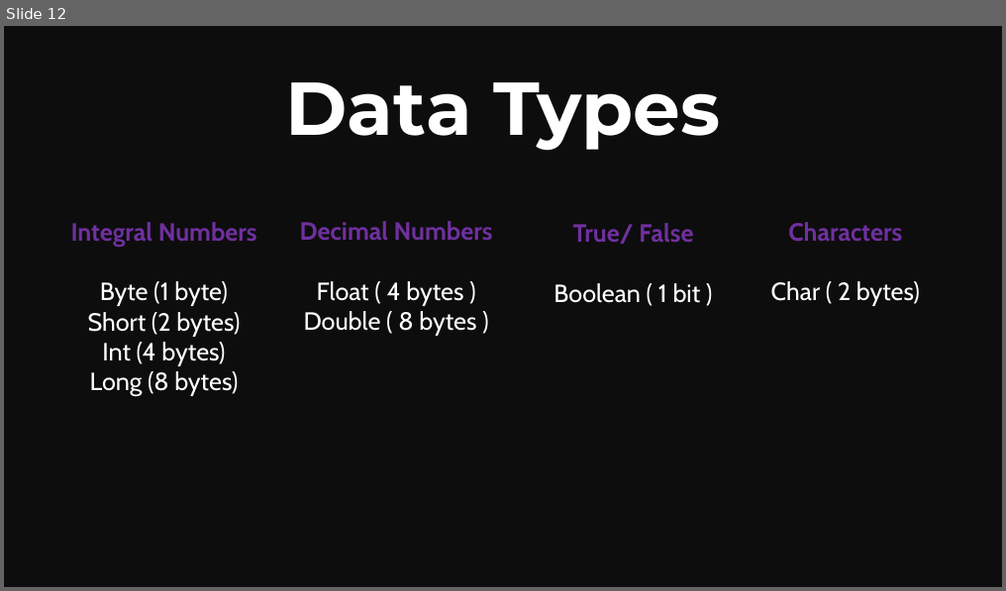
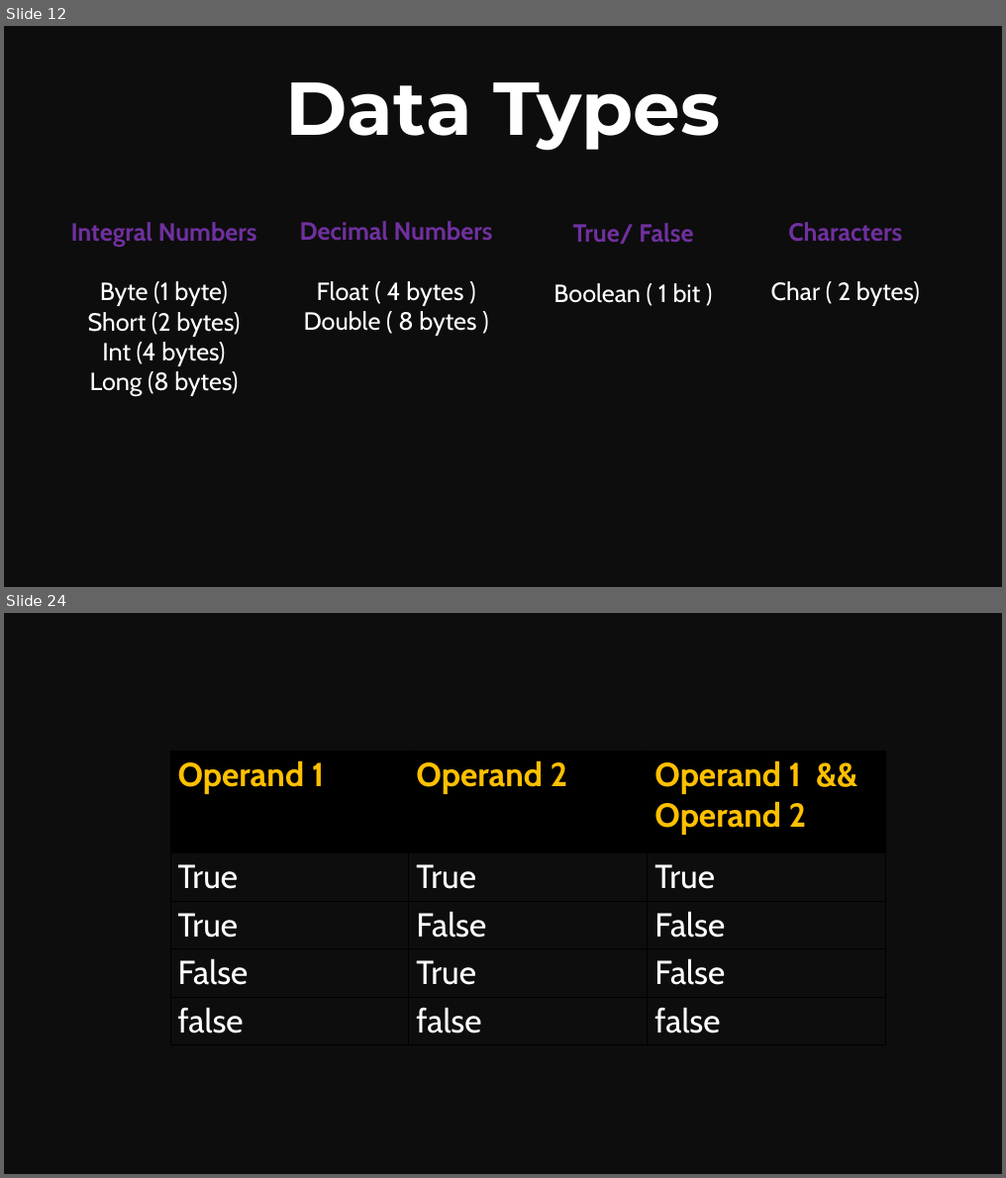
Before and after one commit to Mohitscodiclab/Java_Full_Course, a slide deck: JAVA.pptx. Shown one above the other, each under a label of ours: slide 12 before the commit, slides 12 and 24 after it; the slides between them are not shown. The pictures are 1006x591 and 1006x1178 pixels, drawn with LibreOffice and Linux fonts; fonts in the diff are those of the drawing. Boxes give left, top, right and bottom in pixels: in the first picture for what was removed or moved away, otherwise in the second. Text is boxed around its words. In the diff, an @@ line names an element or a change of style, - is before the commit and + after.

```diff
--- a/JAVA.pptx
+++ b/JAVA.pptx
@@ slide 24 added at (4,613,1002,1174), background #0D0D0D @@
@@ table added at (170,751,887,1043), 5 rows, 3 columns @@
+Operand 1 | Operand 2 | Operand 1 && Operand 2
+True | True | True
+True | False | False
+False | True | False
+false | false | false
```
Also in this commit, not shown: 11 other slides added, 20 other files.
